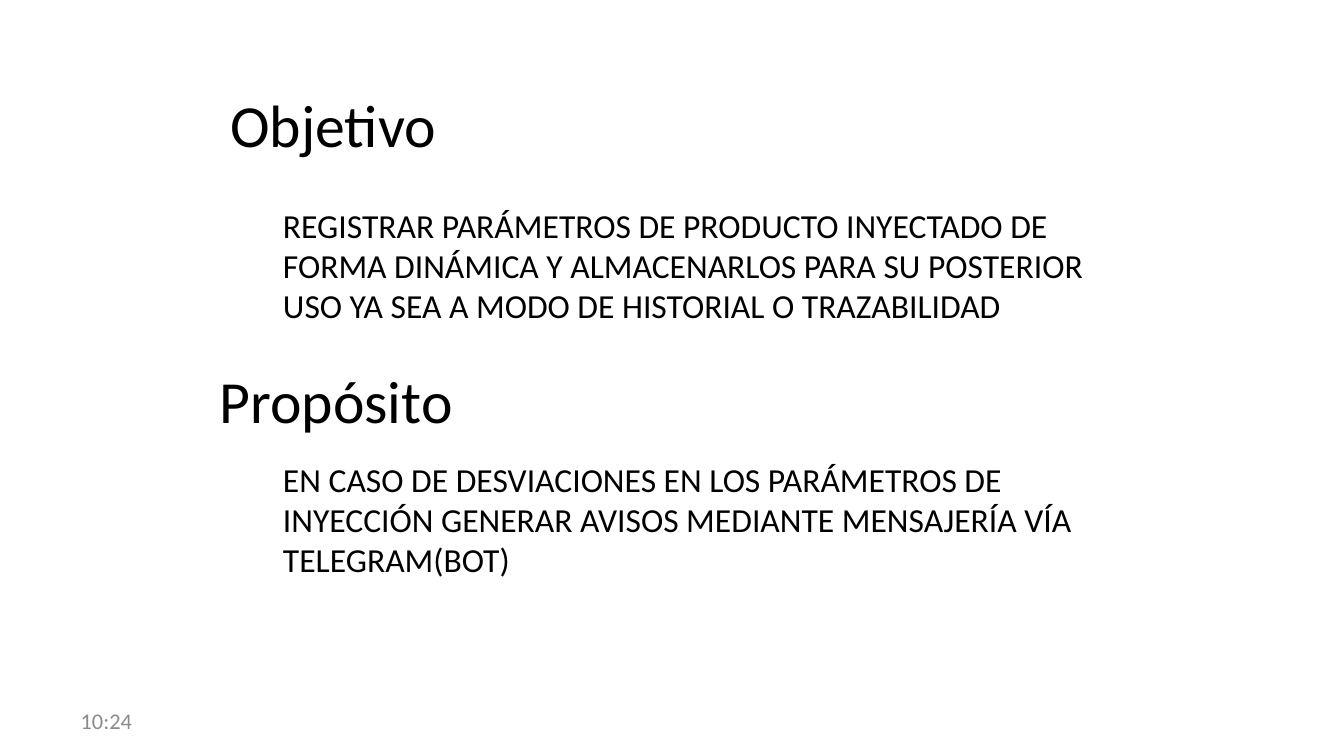
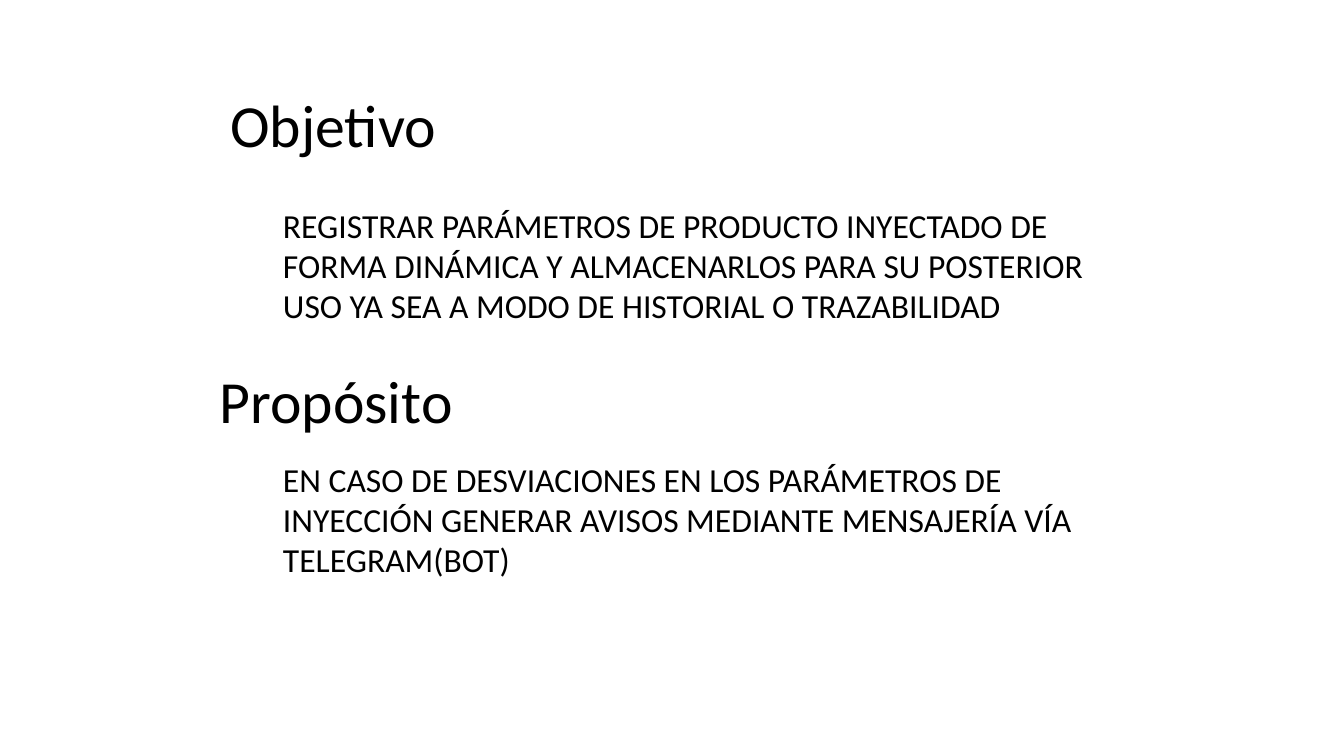
Before and after one commit to marcuxo/ariztindicador, a slide deck: slide 2 of server/public/descarga/CONTROL DE INYECCION.pptx. Drawn at 1344x756 pixels with LibreOffice and Linux fonts; fonts in the diff are those of the drawing; background and template pictures are left out. Boxes give left, top, right and bottom in pixels: in the first picture for what was removed or moved away, otherwise in the second. Text is boxed around its words. In the diff, an @@ line names an element or a change of style, - is before the commit and + after.

```diff
--- a/server/public/descarga/CONTROL DE INYECCION.pptx
+++ b/server/public/descarga/CONTROL DE INYECCION.pptx
@@ text removed at <box>81,714,132,729</box> @@
-10:24
```
Also in this commit, not shown: 8 other slides changed, 1 slide added, 4 other files.
